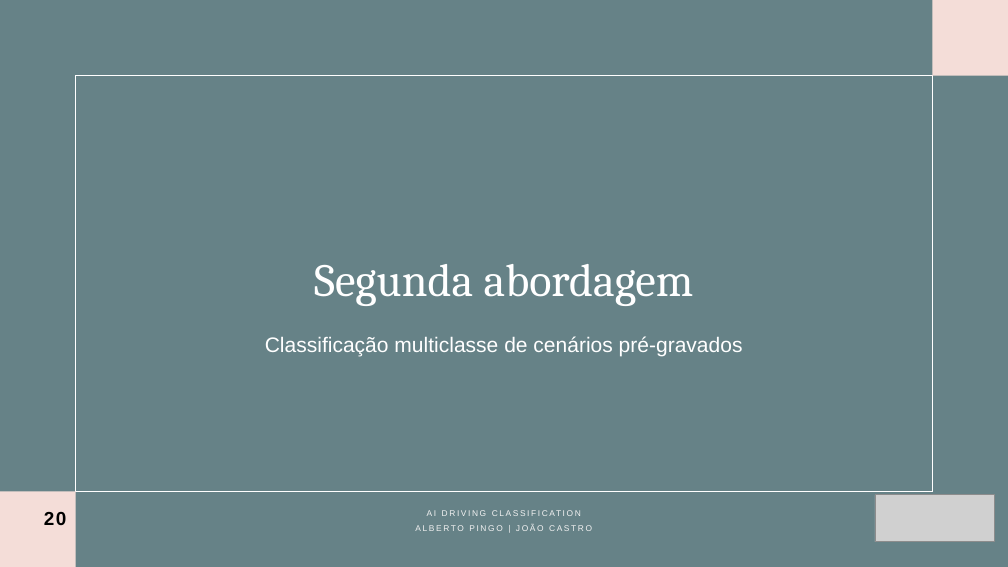
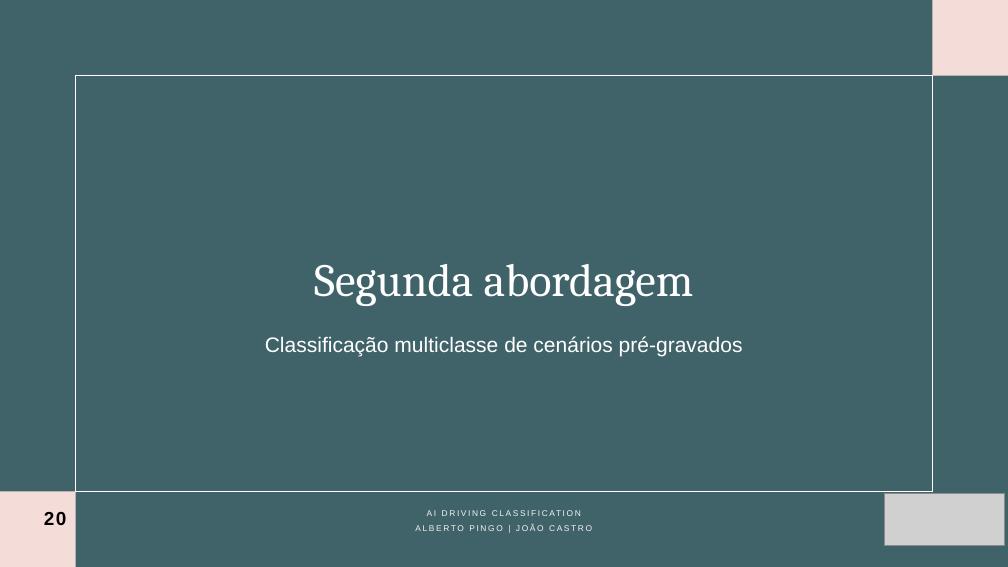
Before and after one commit to albertopingo/AI-driving-classification_FinalProject_CEng, a slide deck: slide 20 of ProjInf_AI_Driving_Classification.pptx. Drawn at 1008x567 pixels with LibreOffice and Linux fonts; fonts in the diff are those of the drawing; grey boxes stand for pictures. Boxes give left, top, right and bottom in pixels: in the first picture for what was removed or moved away, otherwise in the second. Text is boxed around its words. In the diff, an @@ line names an element or a change of style, - is before the commit and + after.

```diff
--- a/ProjInf_AI_Driving_Classification.pptx
+++ b/ProjInf_AI_Driving_Classification.pptx
@@ background #40636A at 80% opacity to #40636A @@
@@ picture: place and size @@
-picture at <box>875,495,994,542</box>
+picture at <box>885,494,1004,546</box>
```
Also in this commit, not shown: 4 other slides changed.
